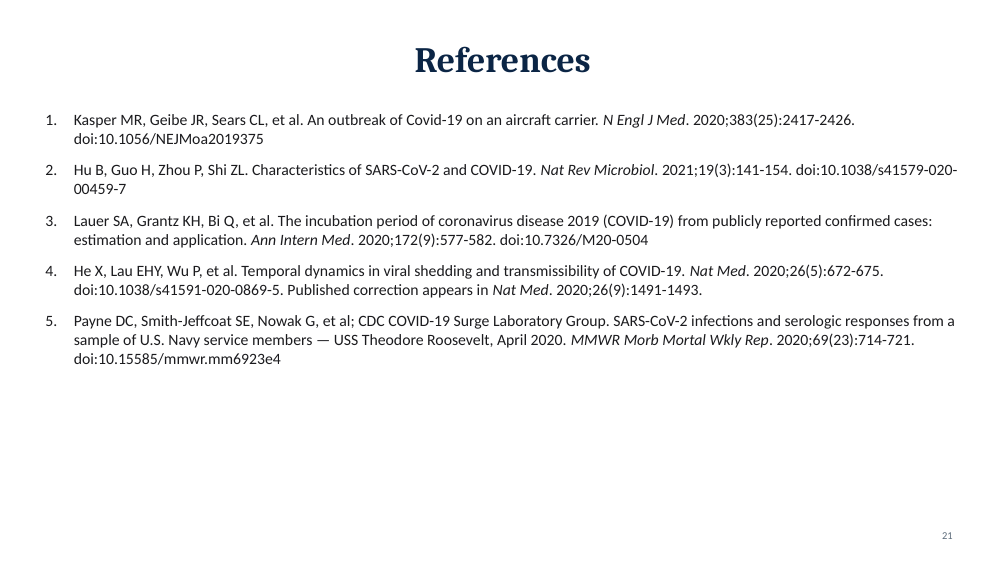
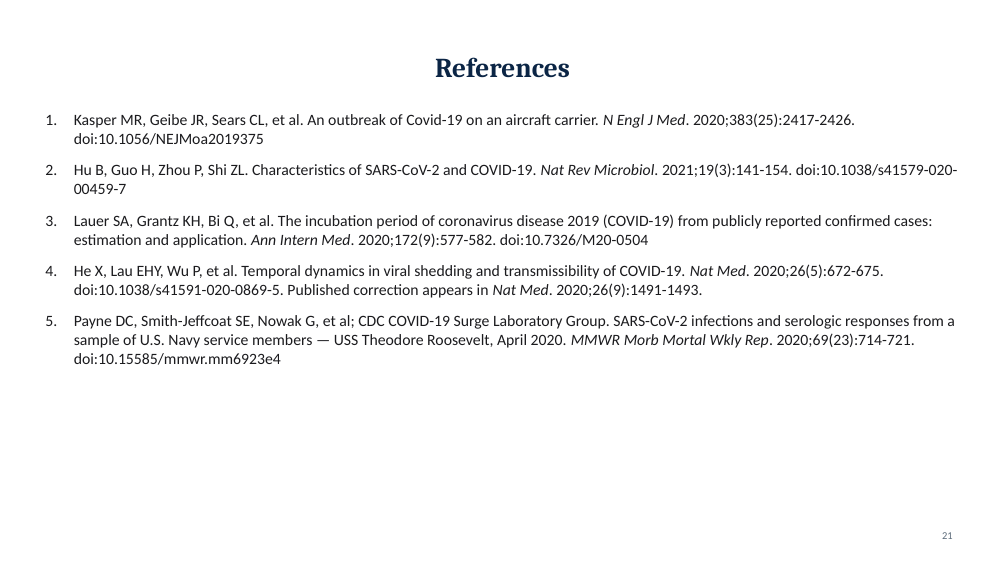
Before and after one commit to adebowa96/Research, a slide deck: slide 21 of Outbreak_of_the_Day/Covid19_Aircraft_Carrier_Outbreak.pptx. Drawn at 1008x567 pixels with LibreOffice and Linux fonts; fonts in the diff are those of the drawing. Boxes give left, top, right and bottom in pixels: in the first picture for what was removed or moved away, otherwise in the second. Text is boxed around its words. In the diff, an @@ line names an element or a change of style, - is before the commit and + after.

```diff
--- a/Outbreak_of_the_Day/Covid19_Aircraft_Carrier_Outbreak.pptx
+++ b/Outbreak_of_the_Day/Covid19_Aircraft_Carrier_Outbreak.pptx
@@ title "References" at [435,57,570,78]: size 34 to 26 pt @@
```
Also in this commit, not shown: 5 other slides changed, 14 slides added, 14 slides removed.
